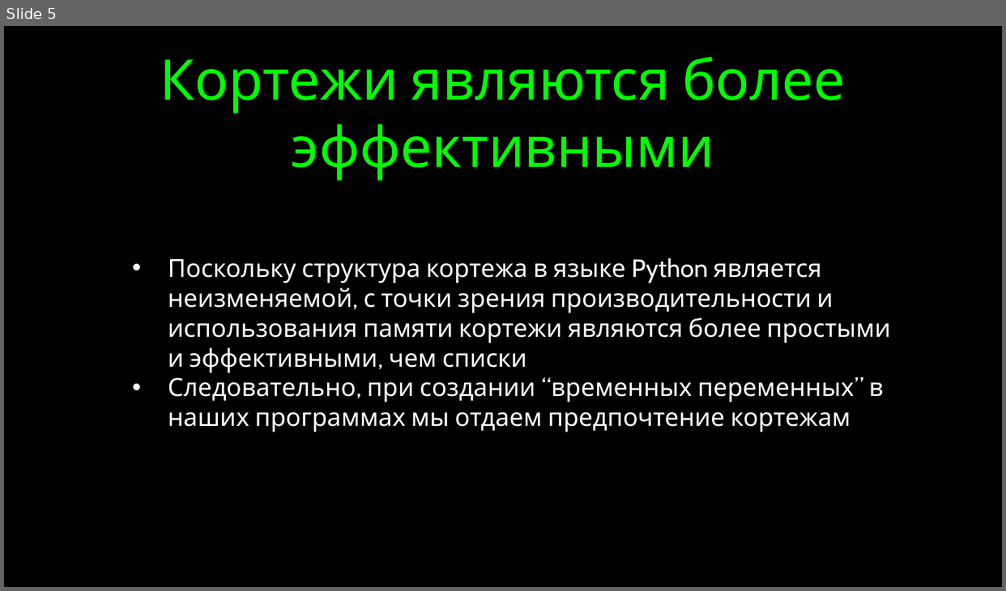
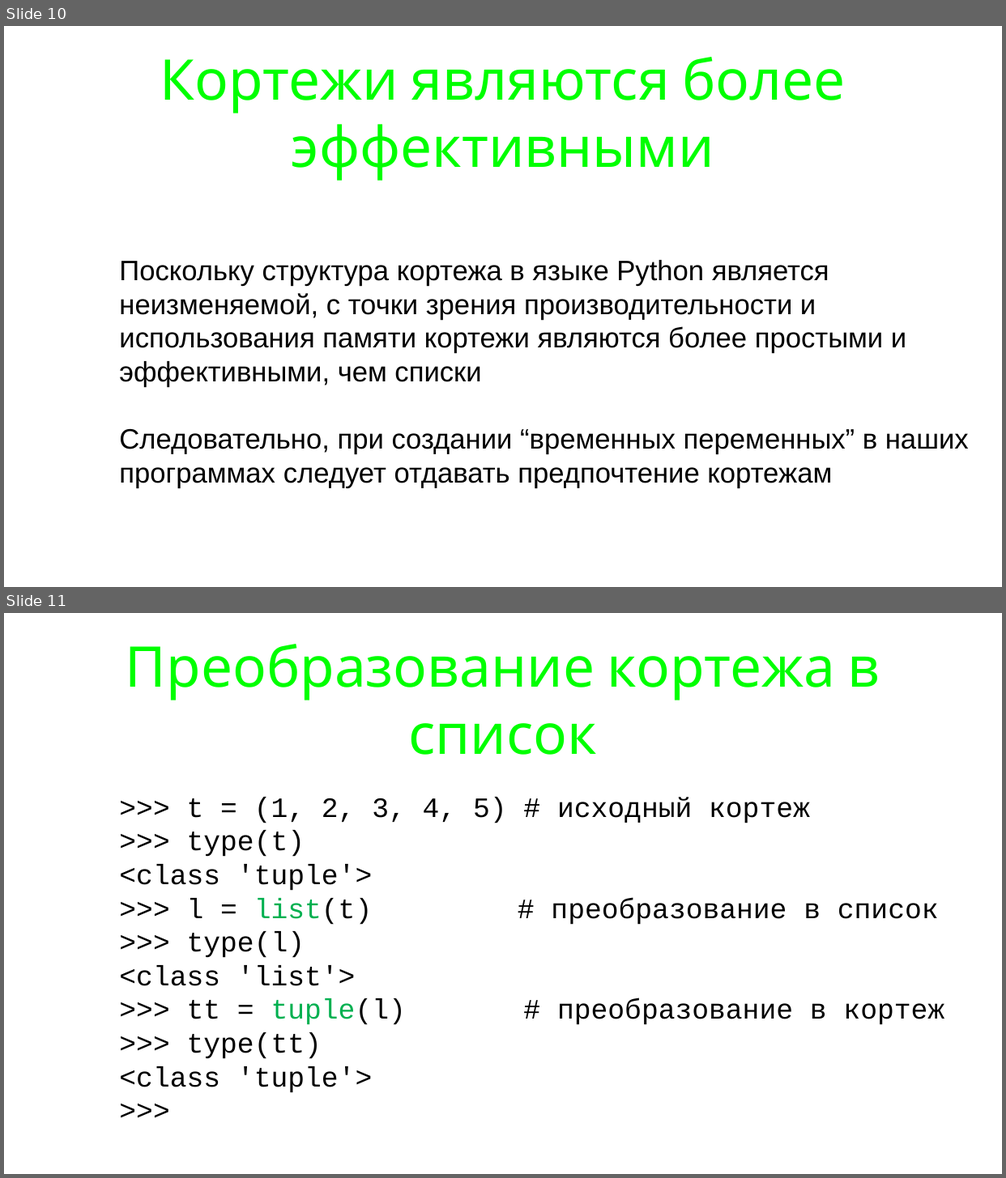
Before and after one commit to maxchv/LearnPython, a slide deck: week03/06.TuplesAndDictionary.pptx. Shown one above the other, each under a label of ours: slide 5 before the commit, slides 10 and 11 after it. The pictures are 1006x591 and 1006x1178 pixels, drawn with LibreOffice and Linux fonts; fonts in the diff are those of the drawing. Boxes give left, top, right and bottom in pixels: in the first picture for what was removed or moved away, otherwise in the second. Text is boxed around its words. In the diff, an @@ line names an element or a change of style, - is before the commit and + after.

```diff
--- a/week03/06.TuplesAndDictionary.pptx
+++ b/week03/06.TuplesAndDictionary.pptx
@@ slide 11 added at bbox=[4, 613, 1002, 1174], background #FFFFFF @@
@@ title added at bbox=[126, 644, 880, 755], 72 pt, text #00FF00 @@
+Преобразование кортежа в список
@@ text added at bbox=[119, 797, 944, 1093], 36 pt, text #000000 @@
+• >>> t = (1, 2, 3, 4, 5) # исходный кортеж
+• >>> type(t)
+• <class 'tuple'>
+• >>> l = list(t) # преобразование в список
+• >>> type(l)
+• <class 'list'>
+• >>> tt = tuple(l) # преобразование в кортеж
+• >>> type(tt)
+• <class 'tuple'>
+• >>>
@@ what was slide 5 is now slide 10 @@
@@ slide 10 changed as well @@
@@ background #000000 to #FFFFFF @@
@@ text "Поскольку структура кортежа в языке ...": place and size @@
-text "Поскольку структура кортежа в языке ..." at bbox=[168, 258, 891, 433]
+text "Поскольку структура кортежа в языке ..." at bbox=[119, 260, 969, 489]
@@ text at bbox=[119, 260, 906, 387]: size 32 to 36 pt, font Cabin to Arial, text colour #FFFFFF to #000000 in "Поскольку структура кортежа в языке Python является ..." @@
@@ text at bbox=[119, 429, 969, 489]: text changed; size 32 to 36 pt; font Cabin to Arial; text colour #FFFFFF to #000000 @@
-• Следовательно, при создании “временных переменных” в наших программах мы отдаем предпочтение кортежам
+• Следовательно, при создании “временных переменных” в наших программах следует отдавать предпочтение кортежам
```
Also in this commit, not shown: 8 other slides changed, 27 other slides added, 1 slide removed, 3 other files.
